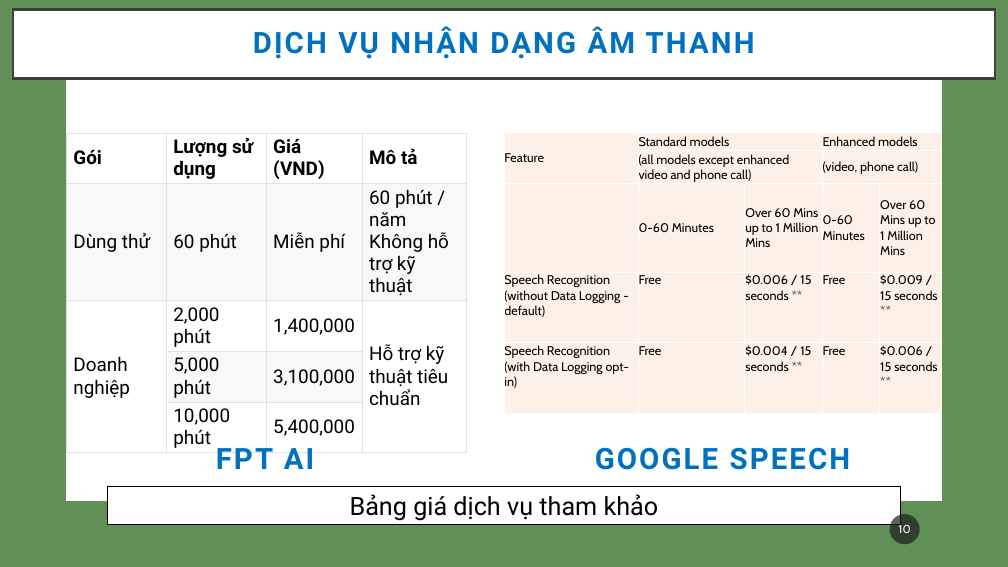
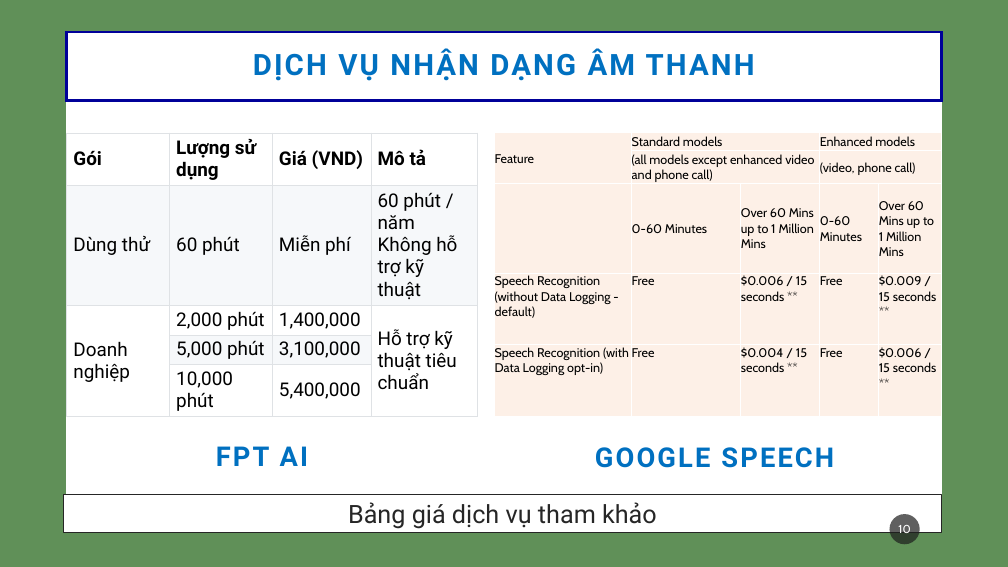
Before and after one commit to thanhtinhpas1/ViSpeech, a slide deck: slide 10 of src/release/public/documents/slide_kltn_06_19_20.pptx. Drawn at 1008x567 pixels with LibreOffice and Linux fonts; fonts in the diff are those of the drawing. Boxes give left, top, right and bottom in pixels: in the first picture for what was removed or moved away, otherwise in the second. Text is boxed around its words. In the diff, an @@ line names an element or a change of style, - is before the commit and + after.

```diff
--- a/src/release/public/documents/slide_kltn_06_19_20.pptx
+++ b/src/release/public/documents/slide_kltn_06_19_20.pptx
@@ title "DỊCH VỤ NHẬN DẠNG ÂM ...": place and size @@
-title "DỊCH VỤ NHẬN DẠNG ÂM ..." at (13,10,995,79)
+title "DỊCH VỤ NHẬN DẠNG ÂM ..." at (67,32,941,101)
@@ title "DỊCH VỤ NHẬN DẠNG ÂM ..." at (67,32,941,101): outline #404040 2.5 pt to #000099 2.5 pt @@
@@ table: place and size @@
-table at (67,133,466,452)
+table at (67,133,477,417)
@@ table: place and size @@
-table at (504,133,941,414)
+table at (495,133,941,417)
@@ text "FPT AI" at (216,446,308,466): size 28 to 26 pt @@
@@ text "GOOGLE SPEECH" at (595,447,834,468): size 28 to 26 pt @@
@@ rectangle "Bảng giá dịch vụ tham ...": place and size @@
-rectangle "Bảng giá dịch vụ tham ..." at (108,486,901,524)
+rectangle "Bảng giá dịch vụ tham ..." at (64,495,941,532)
@@ rectangle "Bảng giá dịch vụ tham ..." at (64,495,941,532): text colour #000000 to #262626; outline #000000 1 pt to #262626 1 pt @@
```
Also in this commit, not shown: 15 other slides changed, 3 other files.
